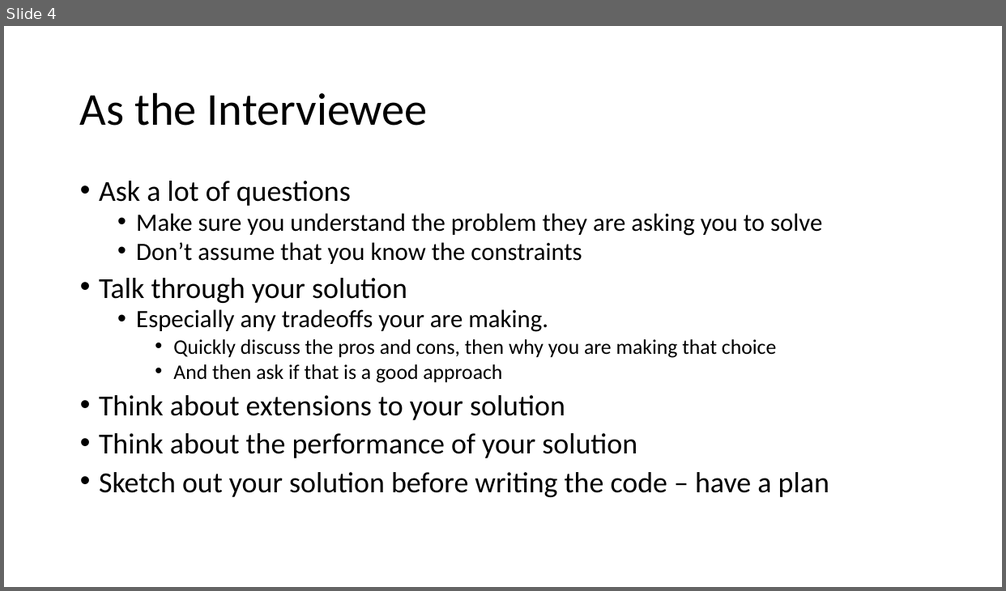
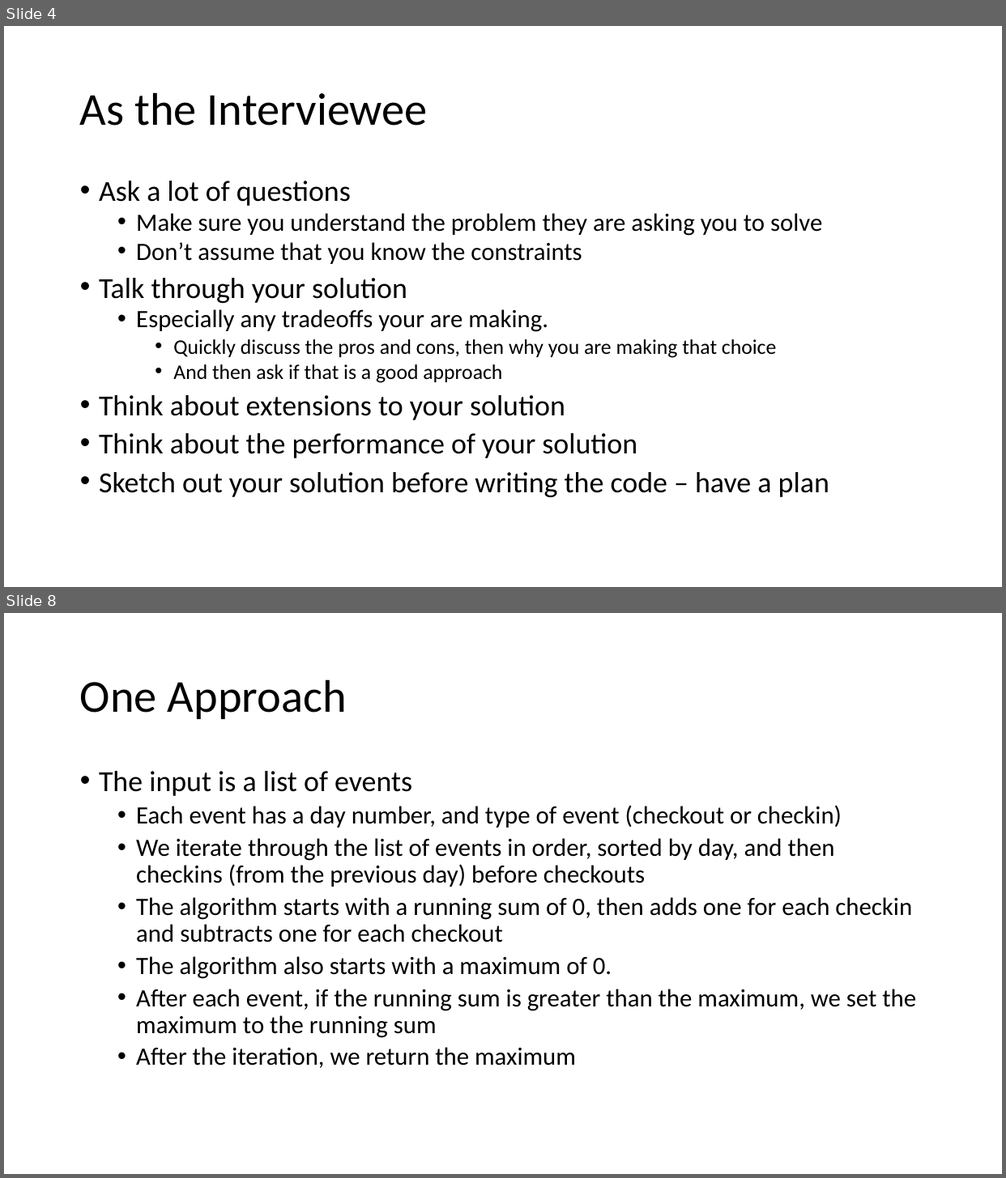
Before and after one commit to russpj/Library, a slide deck: The Library Problem.pptx. Shown one above the other, each under a label of ours: slide 4 before the commit, slides 4 and 8 after it; the slides between them are not shown. The pictures are 1006x591 and 1006x1178 pixels, drawn with LibreOffice and Linux fonts; fonts in the diff are those of the drawing. Boxes give left, top, right and bottom in pixels: in the first picture for what was removed or moved away, otherwise in the second. Text is boxed around its words. In the diff, an @@ line names an element or a change of style, - is before the commit and + after.

```diff
--- a/The Library Problem.pptx
+++ b/The Library Problem.pptx
@@ slide 8 added at (4, 613, 1002, 1174), background #FFFFFF @@
@@ title added at (80, 679, 347, 719), 44 pt, text #000000 @@
+One Approach
@@ text added at (99, 771, 916, 1068), 24 pt, text #000000 @@
+• The input is a list of events
+  • Each event has a day number, and type of event (checkout or checkin)
+  • We iterate through the list of events in order, sorted by day, and then checkins (from the previous day) before checkouts
+  • The algorithm starts with a running sum of 0, then adds one for each checkin and subtracts one for each checkout
+  • The algorithm also starts with a maximum of 0.
+  • After each event, if the running sum is greater than the maximum, we set the maximum to the running sum
+  • After the iteration, we return the maximum
```
Also in this commit, not shown: 4 other slides added.
